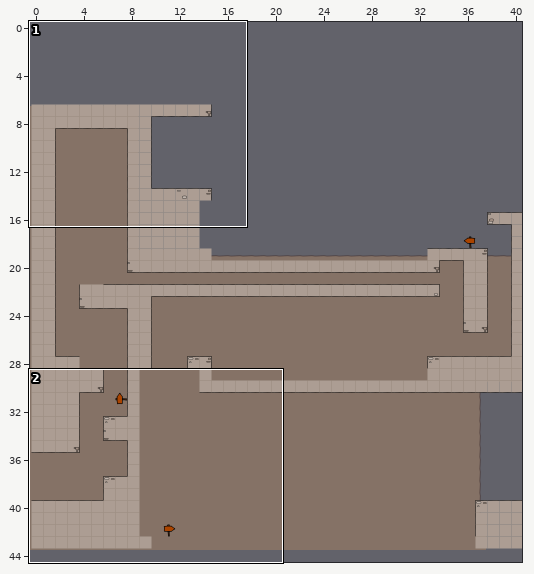
Tiled map, stored at raw/levelconverter/maps/l13.tmx. Above, an overview of the earlier version with the close-up marked.
Close-up. Before the commit:
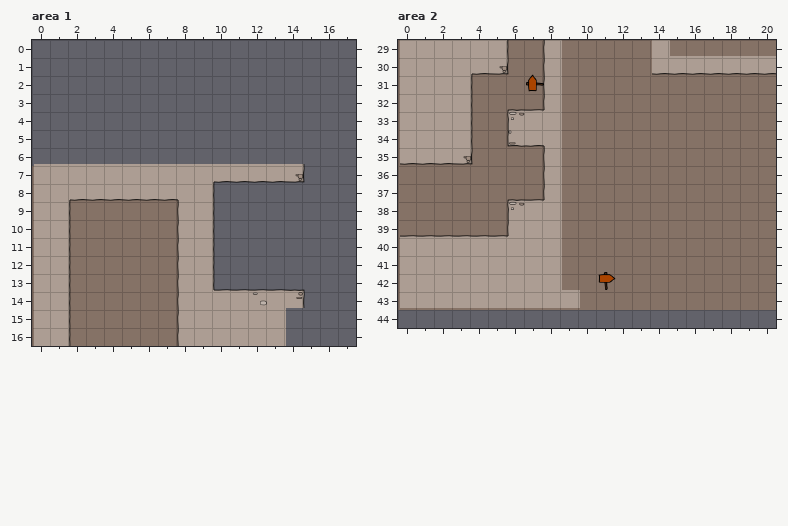
Cells are 40x40 px. Shown: area 1 x 0..17, y 0..16; area 2 x 0..20, y 29..44. The commit also changed other parts of the map, which this record leaves out. The old version is drawn lined up with the new one.
After the commit:
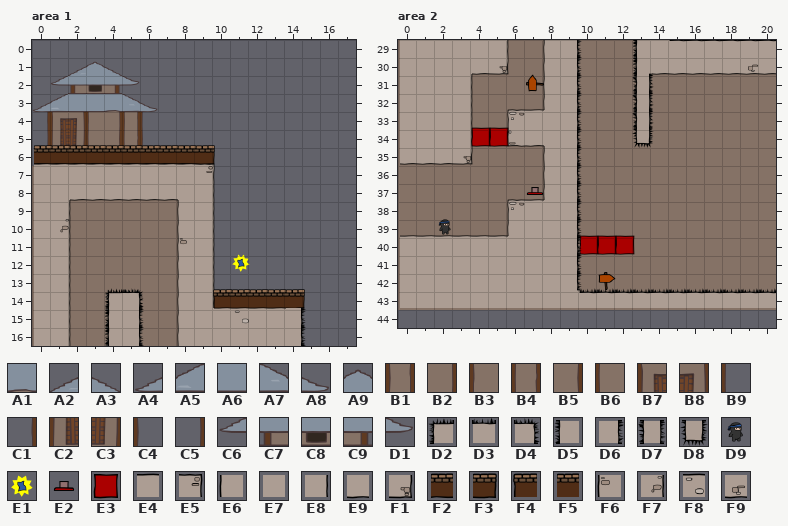
Key: from "background": A1 47, A2 59, A3 63, A4 67, A5 68, A6 69, A7 70, A8 71, A9 75, B1 85, B2 86, B3 87, B4 93, B5 94, B6 95, B7 97, B8 98, B9 102, C1 103, C2 105, C3 106, C4 110, C5 111, C6 120, C7 121, C8 123, C9 125, D1 126; from "foreground": D2 40, D3 41, D4 42, D5 48, D6 50, D7 51, D8 59; from "objectpalette": D9 0, E1 3, E2 16, E3 18; from "world1": E4 33, E5 34, E6 40, E7 41, E8 42, E9 49, F1 50, F2 61, F3 62, F4 68, F5 69, F6 116, F7 118, F8 125, F9 126.
__ is an empty cell.
Tiles of an added or newly shown layer are drawn over the layers below it.
The edit:
{"change": "map size 41x37 -> 41x44 cells (old content now starts at 0,7; both pictures use the new coordinates)"}
{"where": "layer \"bg\", area 1"}
{"y":1,"x":2,"old":"__ __ __","new":"A2 A9 A3"}
{"y":2,"x":1,"old":"__ __ __ __ __","new":"C6 C7 C8 C9 D1"}
{"y":3,"x":0,"old":"__ __ __ __ __ __ __","new":"A4 A5 A6 A6 A1 A7 A8"}
{"y":4,"x":0,"old":"__ __ __ __ __ __ __","new":"C1 B7 B8 B3 B2 B1 B9"}
{"y":5,"x":0,"old":"__ __ __ __ __ __ __","new":"C5 C2 C3 B6 B5 B4 C4"}
{"where": "layer \"walls\", area 1"}
{"y":6,"x":0,"old":"__ __ __ __ __ __ __ __ __ __","new":"F2 F2 F2 F2 F2 F2 F2 F2 F2 F3"}
{"y":7,"x":0,"old":"E7 E7 E7 E7 E7 E7 E7 E7 E7 E7 E9 E9 E9 E9 F1","new":"E4 E4 E4 E4 E4 E4 E4 E4 E4 E5 __ __ __ __ __"}
{"y":10,"x":1,"old":"E8","new":"F7"}
{"y":11,"x":8,"old":"E6","new":"F6"}
{"y":14,"x":9,"old":"E7 E4 E4 F8 E4 E5","new":"E8 F4 F5 F5 F5 F3"}
{"y":15,"x":10,"old":"E7 E7 E7 E7","new":"E4 F8 E4 E4"}
{"where": "layer \"objects\" (now shown), area 1"}
{"y":12,"x":11,"old":"__","new":"E1"}
{"where": "layer \"fg\" (now shown), area 1"}
{"y":14,"x":4,"old":"__ __","new":"D2 D4"}
{"y":15,"x":4,"old":"__ __","new":"D5 D6"}
{"y":15,"x":14,"old":"__","new":"D6"}
{"y":16,"x":4,"old":"__ __","new":"D5 D6"}
{"y":16,"x":14,"old":"__","new":"D6"}
{"where": "layer \"walls\", area 2"}
{"y":30,"x":19,"old":"E9","new":"F9"}
{"where": "layer \"objects\" (now shown), area 2"}
{"y":34,"x":4,"old":"__ __","new":"E3 E3"}
{"y":37,"x":7,"old":"__","new":"E2"}
{"y":39,"x":2,"old":"__","new":"D9"}
{"y":40,"x":10,"old":"__ __ __","new":"E3 E3 E3"}
{"where": "layer \"fg\" (now shown), area 2"}
{"y":29,"x":9,"old":"__","new":"D6"}
{"y":29,"x":13,"old":"__","new":"D5"}
{"y":29,"x":15,"old":"__ __ __ __ __ __","new":"D3 D3 D3 D3 D3 D3"}
{"y":30,"x":9,"old":"__","new":"D6"}
{"y":30,"x":13,"old":"__","new":"D5"}
{"y":31,"x":9,"old":"__","new":"D6"}
{"y":31,"x":13,"old":"__","new":"D7"}
{"y":32,"x":9,"old":"__","new":"D6"}
{"y":32,"x":13,"old":"__","new":"D7"}
{"y":33,"x":9,"old":"__","new":"D6"}
{"y":33,"x":13,"old":"__","new":"D7"}
{"y":34,"x":9,"old":"__","new":"D6"}
{"y":34,"x":13,"old":"__","new":"D8"}
{"y":35,"x":9,"old":"__","new":"D6"}
{"y":36,"x":9,"old":"__","new":"D6"}
{"y":37,"x":9,"old":"__","new":"D6"}
{"y":38,"x":9,"old":"__","new":"D6"}
{"y":39,"x":9,"old":"__","new":"D6"}
{"y":40,"x":9,"old":"__","new":"D6"}
{"y":41,"x":9,"old":"__","new":"D6"}
{"y":42,"x":9,"old":"__","new":"D6"}
{"y":43,"x":10,"old":"__ __ __ __ __ __ __ __ __ __ __","new":"D3 D3 D3 D3 D3 D3 D3 D3 D3 D3 D3"}
